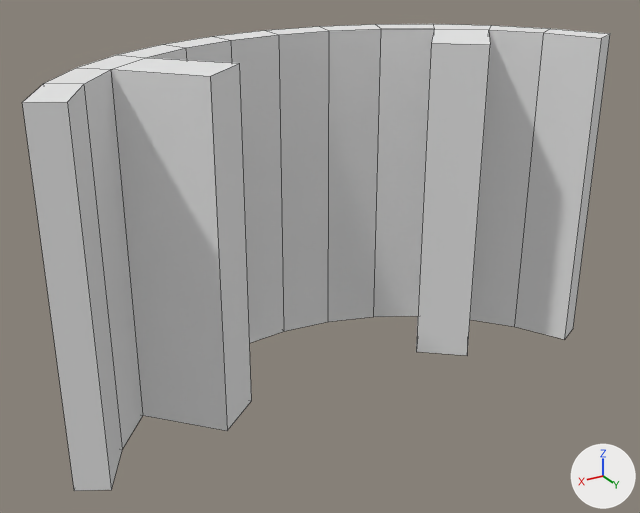
Two versions of the OBJ model Game/Assets/Mesh/shield.obj, one commit apart.
Before and after are seen from a camera (50 mm lens) standing at (1.35, 1.99, 1.0) and looking at (0.01, -0.25, -0.12). The lights are fixed; the arrows at lower right show +X, +Y and +Z. Mesh edges are drawn as thin lines. Where no turn or scale is listed for an object, it has been applied to the vertices.

Names of what the first picture shows: 'Cylinder_Cylinder.001'.
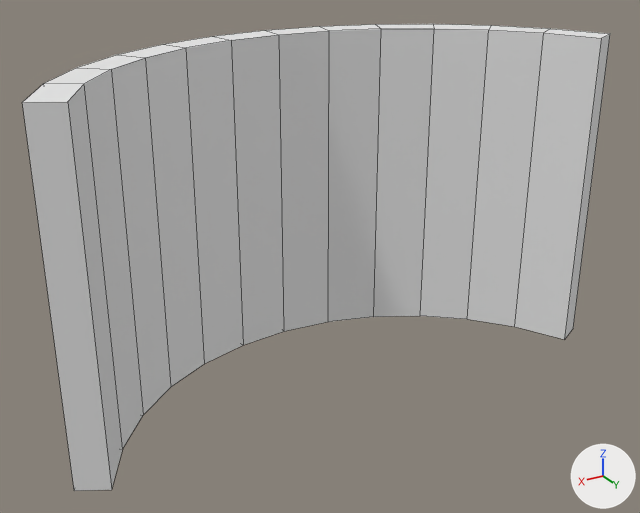
Changed parts and their boxes [x1, y1, x2, y2] in the pictures (640 x 513 px):
```json
{"part": 1, "of": "me_cylinder_cylinder_001", "change": "cut back", "before": [111, 58, 252, 431], "after": [111, 58, 171, 415]}
{"part": 2, "of": "me_cylinder_cylinder_001", "change": "cut back", "before": [416, 29, 490, 356], "after": [420, 29, 489, 319]}
```

Scene script edits in JSON lines:
```json
{"block": "me_cylinder_cylinder_001", "where": "me_cylinder_cylinder_001.from_pydata(...)  # 60 vertices, 58 faces; spans x -0.93..0.91, y -0.64..0.03, z -0.53..0.53"}
{"block": "me_cylinder_cylinder_001", "where": "# used by ob_cylinder_cylinder_001; location = (0.0, 0.0, 0.0)"}
{"block": "me_cylinder_cylinder_001", "where": "# verts and faces of me_cylinder_cylinder_001; kept vertices keep their numbers, new ones are numbered from 60"}
{"block": "me_cylinder_cylinder_001", "where": "# before: 30 (0.62, -0.28, -0.53) at pixel (143, 415), 31 (0.62, -0.28, 0.53) at pixel (111, 69), 32 (0.49, -0.4, -0.53), 33 (0.49, -0.4, 0.53) at pixel (145, 57), 52 (0.44, -0.08, 0.53) at pixel (210, 76)"}
{"block": "me_cylinder_cylinder_001", "where": "# before: 53 (0.44, -0.08, -0.53) at pixel (227, 430), 54 (0.3, -0.19, -0.53) at pixel (251, 400), 55 (0.3, -0.19, 0.53) at pixel (239, 63)"}
{"block": "me_cylinder_cylinder_001", "where": "# before: 44 (-0.51, -0.39, -0.53), 45 (-0.51, -0.39, 0.53) at pixel (434, 28), 46 (-0.65, -0.27, -0.53), 47 (-0.65, -0.27, 0.53) at pixel (488, 29), 56 (-0.33, -0.17, 0.53) at pixel (431, 43)"}
{"block": "me_cylinder_cylinder_001", "where": "# before: 57 (-0.33, -0.17, -0.53) at pixel (416, 351), 58 (-0.47, -0.06, -0.53) at pixel (467, 355), 59 (-0.47, -0.06, 0.53) at pixel (490, 44)"}
{"block": "me_cylinder_cylinder_001", "change": "me_cylinder_cylinder_001 part 1"}
{"op": "add", "block": "me_cylinder_cylinder_001", "code": "delete_vertices([*range(52, 56)])  # with the faces that use them"}
{"op": "add", "block": "me_cylinder_cylinder_001", "code": "faces += [(30, 32, 33, 31)]"}
{"block": "me_cylinder_cylinder_001", "change": "me_cylinder_cylinder_001 part 2"}
{"op": "add", "block": "me_cylinder_cylinder_001", "code": "delete_vertices([*range(56, 60)])  # with the faces that use them"}
{"op": "add", "block": "me_cylinder_cylinder_001", "code": "faces += [(44, 46, 47, 45)]"}
```
